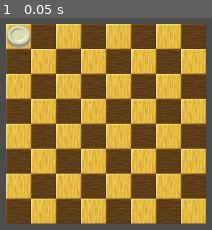
Above: before the commit, frame 1.
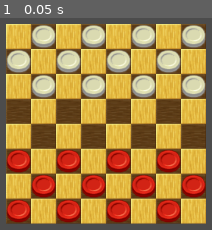
Above: after the commit, the same moment.

Repository: rcoconnor/GodotCheckers2
Game: Godot game, scene res://obj/BoardController.tscn
The game is run twice, just before and just after one commit, with the same random seed, the same clock (stepped at 60 frames per second) and the same inputs.
Inputs:
- Up to frame 1 (0.05 s): no input

The runs differ from the first frame. In frame 1, 25% of the frame differs, in the area x 3-98%, y 3-97%.

Commit message:
added checkers to board

Diff:
--- a/obj/BoardController.tscn
+++ b/obj/BoardController.tscn
@@ -2,7 +2,7 @@
 
 [ext_resource path="res://src/BoardController.gd" type="Script" id=1]
 [ext_resource path="res://obj/Gameboard.tscn" type="PackedScene" id=2]
-[ext_resource path="res://obj/Piece.tscn" type="PackedScene" id=3]
+[ext_resource path="res://obj/PieceManager.tscn" type="PackedScene" id=3]
 
 [node name="BoardController" type="Node2D"]
 position = Vector2( 94.2793, 62.1386 )
@@ -10,4 +10,4 @@
 
 [node name="GameBoard" parent="." instance=ExtResource( 2 )]
 
-[node name="Piece" parent="." instance=ExtResource( 3 )]
+[node name="PieceManager" parent="." instance=ExtResource( 3 )]
--- /dev/null
+++ b/obj/DarkPiece.tscn
@@ -0,0 +1,46 @@
+[gd_scene load_steps=7 format=2]
+
+[ext_resource path="res://img/checker.png" type="Texture" id=1]
+[ext_resource path="res://src/Piece.gd" type="Script" id=2]
+
+[sub_resource type="AtlasTexture" id=1]
+flags = 4
+atlas = ExtResource( 1 )
+region = Rect2( 64, 32, 32, 32 )
+
+[sub_resource type="AtlasTexture" id=2]
+flags = 4
+atlas = ExtResource( 1 )
+region = Rect2( 32, 32, 32, 32 )
+
+[sub_resource type="SpriteFrames" id=3]
+animations = [ {
+"frames": [ SubResource( 1 ) ],
+"loop": true,
+"name": "Dark Pieces",
+"speed": 5.0
+}, {
+"frames": [ SubResource( 2 ) ],
+"loop": true,
+"name": "Light Pieces",
+"speed": 5.0
+} ]
+
+[sub_resource type="CircleShape2D" id=4]
+radius = 14.7435
+
+[node name="Piece" type="Node2D"]
+z_index = 1
+script = ExtResource( 2 )
+
+[node name="AnimatedSprite" type="AnimatedSprite" parent="."]
+frames = SubResource( 3 )
+animation = "Dark Pieces"
+
+[node name="Area2D" type="Area2D" parent="."]
+
+[node name="CollisionShape2D" type="CollisionShape2D" parent="Area2D"]
+z_index = 2
+shape = SubResource( 4 )
+[connection signal="mouse_entered" from="Area2D" to="." method="_on_mouse_entered"]
+[connection signal="mouse_exited" from="Area2D" to="." method="_on_mouse_exit"]
--- /dev/null
+++ b/obj/PieceManager.tscn
@@ -0,0 +1,10 @@
+[gd_scene load_steps=4 format=2]
+
+[ext_resource path="res://obj/LightPiece.tscn" type="PackedScene" id=1]
+[ext_resource path="res://src/PieceManager.gd" type="Script" id=2]
+[ext_resource path="res://obj/DarkPiece.tscn" type="PackedScene" id=3]
+
+[node name="PieceManager" type="Node2D"]
+script = ExtResource( 2 )
+LightPiece = ExtResource( 1 )
+DarkPiece = ExtResource( 3 )
--- a/src/Bitboard.gd
+++ b/src/Bitboard.gd
@@ -50,6 +50,8 @@
     board_state = ( board_state << 1 ) & CLEAR_SIGN_BIT
 
 # sets the state
+#   new_msb: boolean representing the msb
+#   new_state: 63 bit number representing the baord state
 func set_state(new_msb, new_state):
     msb = new_msb
     board_state = ( new_state & CLEAR_SIGN_BIT ) # ensure that the sign bit is not set
@@ -88,6 +90,8 @@
     return string_to_return
 
 
+func get_lsb():
+    return board_state & 1
 
 func get_msb():
     return msb
--- a/src/BoardController.gd
+++ b/src/BoardController.gd
@@ -1,7 +1,7 @@
 extends Node2D
 
-const Bitboard = preload("res://src/Bitboard.gd")
-const BoardFunctions = preload("res://src/BitboardFunctions.gd")
+#const Bitboard = preload("res://src/Bitboard.gd")
+#const BoardFunctions = preload("res://src/BitboardFunctions.gd")
 
 var DarkSquare = preload("res://obj/DarkSquare.tscn")
 var LightSquare = preload("res://obj/LightSquare.tscn")
@@ -10,29 +10,29 @@
 
 # Called when the node enters the scene tree for the first time.
 func _ready():
-    #var bitboard = Bitboard.new()
-    #var second = Bitboard.new()
-    #bitboard.set_state(false,   0x7fff00ff00000000 )
-    #second.set_state(false, 0x00ffffffff000000)
-    #var new_board = BoardFunctions.LOGICAL_AND(bitboard, second)
-    #print("new board: ", new_board.to_string() )
-    #print("new     : ", bitboard.to_string())
-    #print("key     : 0123456789abcdef")
-    # for i in range(64):
-    #   print("string: ", bitboard.to_string())
-    #   bitboard.shift_right()
-    #create_board()
-    #save_scene()
-    pass
+	#var bitboard = Bitboard.new()
+	#var second = Bitboard.new()
+	#bitboard.set_state(false,   0x7fff00ff00000000 )
+	#second.set_state(false, 0x00ffffffff000000)
+	#var new_board = BoardFunctions.LOGICAL_AND(bitboard, second)
+	#print("new board: ", new_board.to_string() )
+	#print("new     : ", bitboard.to_string())
+	#print("key     : 0123456789abcdef")
+	# for i in range(64):
+	#   print("string: ", bitboard.to_string())
+	#   bitboard.shift_right()
+	#create_board()
+	#save_scene()
+	pass
 
 # Called every frame. 'delta' is the elapsed time since the previous frame.
 func _process(_delta):
-    pass
+	pass
 
 func _input(event):
-    if (event.is_action_pressed("Left Click")):
-        #print("button clicked!")
-        pass
+	if (event.is_action_pressed("Left Click")):
+		#print("button clicked!")
+		pass
 
 
 const SQUARE_SIZE = 32
@@ -41,19 +41,19 @@
 
 # ONLY USED TO CREATE THE BOARD
 func create_board():
-    for rank in range(8):
-        for file in range(8):
-            #square.scale = Vector2(2, 2)
-            var square
-            if ((rank + file) % 2 == 0):
-                square = DarkSquare.instance()
-            else:
-                square = LightSquare.instance()
-            square.position = Vector2(file * square.scale.x * SQUARE_SIZE, ( 7 - rank ) * square.scale.y * 32)
-            $GameBoard.add_child(square)
-            square.set_owner($GameBoard)
+	for rank in range(8):
+		for file in range(8):
+			#square.scale = Vector2(2, 2)
+			var square
+			if ((rank + file) % 2 == 0):
+				square = DarkSquare.instance()
+			else:
+				square = LightSquare.instance()
+			square.position = Vector2(file * square.scale.x * SQUARE_SIZE, ( 7 - rank ) * square.scale.y * 32)
+			$GameBoard.add_child(square)
+			square.set_owner($GameBoard)
 
 func save_scene():
-    var packed_scene = PackedScene.new()
-    packed_scene.pack($GameBoard)
-    print(ResourceSaver.save("res://obj/Gameboard.tscn", packed_scene))
+	var packed_scene = PackedScene.new()
+	packed_scene.pack($GameBoard)
+	print(ResourceSaver.save("res://obj/Gameboard.tscn", packed_scene))
--- a/src/Piece.gd
+++ b/src/Piece.gd
@@ -11,39 +11,35 @@
 
 # Called when the node enters the scene tree for the first time.
 func _ready():
-    pass # Replace with function body.
+	pass # Replace with function body.
 
 export(int) var speed = 500
 
 
 func _process(_delta):
-    pass
+	pass
 
 # Called every frame. 'delta' is the elapsed time since the previous frame.
-func _physics_process(delta):
-    if (is_target):
-        var vec = get_viewport().get_mouse_position() #- self.position
-        #vec = vec.normalized() * delta * speed
-        set_global_position(vec)
+func _physics_process(_delta):
+	if (is_target):
+		var vec = get_viewport().get_mouse_position() #- self.position
+		#vec = vec.normalized() * delta * speed
+		set_global_position(vec)
 
 
 func _input(event):
-    if event.is_action_pressed("Left Click"):
-        if is_target == false:
-            print("clicking ")
-            if mouse_is_over_collider:
-                print("setting target!")
-                is_target = true
-                old_pos = position
-        else:
-            is_target = false
-            set_position(old_pos)
+	if event.is_action_pressed("Left Click"):
+		if is_target == false:
+			if mouse_is_over_collider:
+				is_target = true
+				old_pos = position
+		else:
+			is_target = false
+			set_position(old_pos)
 
 
 func _on_mouse_entered():
-    print("mouse entered")
-    mouse_is_over_collider = true
+	mouse_is_over_collider = true
 
 func _on_mouse_exit():
-    print("leaving")
-    mouse_is_over_collider = false
+	mouse_is_over_collider = false
--- /dev/null
+++ b/src/PieceManager.gd
@@ -0,0 +1,38 @@
+extends Node2D
+
+const Bitboard = preload("res://src/Bitboard.gd")
+const BoardFunctions = preload("res://src/Bitboard.gd")
+
+export(PackedScene) var LightPiece
+export(PackedScene) var DarkPiece
+
+var dark_piece_state = Bitboard.new()
+var light_piece_state = Bitboard.new()
+
+# Member variables
+var pieces = Array()
+
+
+
+func _ready():
+    dark_piece_state.set_state(false, 0x000000000055AA55)
+    light_piece_state.set_state(true, 0x2A55AA0000000000)
+    instance_pieces(DarkPiece, dark_piece_state)
+    instance_pieces(LightPiece, light_piece_state)
+
+func _process(_delta):
+    pass
+
+
+func instance_pieces(node_to_instance, state):
+    var temp_board = Bitboard.new()
+    temp_board.set_state(state.get_msb(), state.get_board_state())
+    for rank in range(8):
+        for file in range(8):
+            #print("getLSB: ", temp_board.get_lsb())
+            if (temp_board.get_lsb() == 1):
+                var new_piece = node_to_instance.instance()
+                new_piece.position = Vector2(file * new_piece.scale.x * 32, (7-rank) * new_piece.scale.y * 32)
+                add_child(new_piece)
+                new_piece.set_owner(self)
+            temp_board.shift_right()
Renamed: obj/Piece.tscn -> obj/LightPiece.tscn
Not shown, changed: .DS_Store
